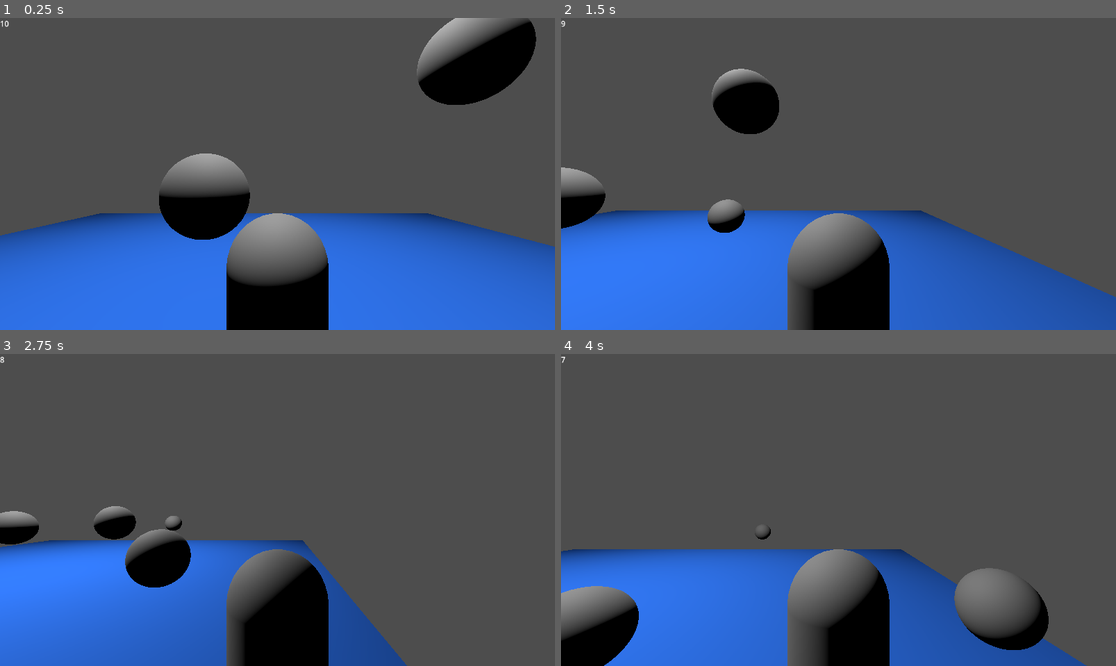
Above: before the commit, frames 1-4 (two rows, left to right).
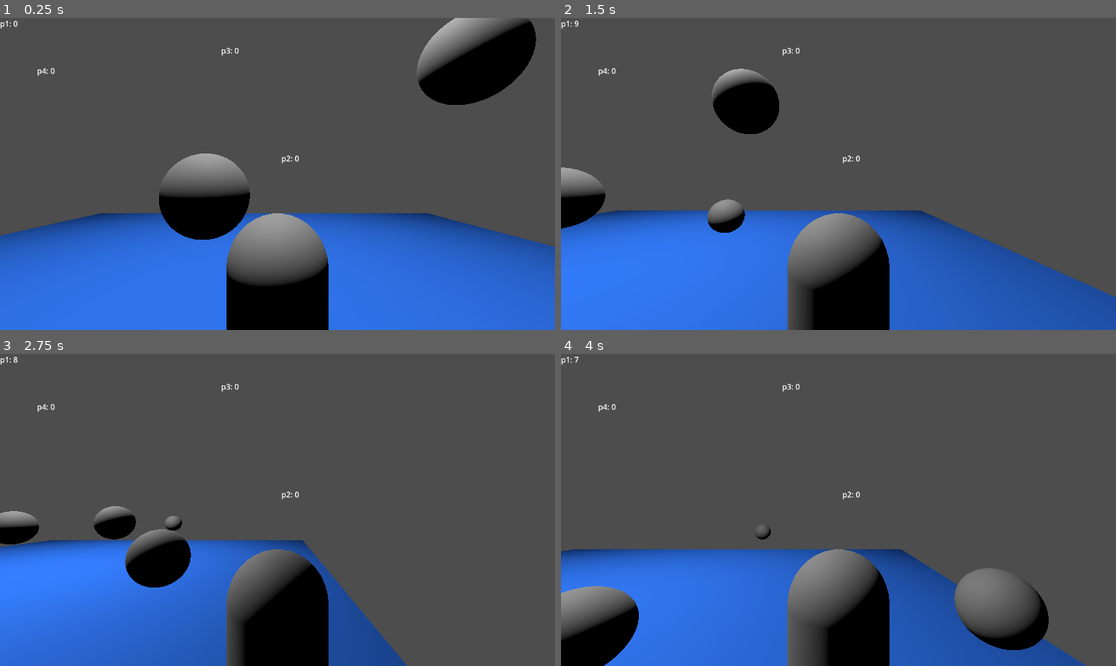
Above: after the commit, the same moments.

Repository: Thornbots/RM_Simulator
Game: Godot game, scene res://level.tscn
Same seed, same stepped clock (60 frames per second), same inputs: the game is played once before the commit and once after it. This scene is started directly instead of the project's main scene.
Inputs (mouse positions are in pixels of both pictures, inside the frame that each line leads up to):
- Up to frame 1 (0.25 s): no input
- Up to frame 2 (1.5 s): tap Enter (ui_accept) at 0.5, 0.77, 1.07 s; move the mouse to (960, 158) at 0.52 s; hold D (move_right) 0.53-1.28 s; click (960, 158) at 0.6 s; tap Home (ui_home) at 0.8, 1.35 s; move the mouse to (727, 189) at 1.27 s; hold S (move_back) from 1.28 s (still down)
- Up to frame 3 (2.75 s): tap Enter (ui_accept) at 1.52, 1.55, 1.82, 2.1 s; move the mouse to (333, 441) at 2.02 s; release S (move_back) at 2.03 s; hold D (move_right) from 2.03 s (still down); click (333, 441) at 2.3 s
- Up to frame 4 (4 s): move the mouse to (810, 572) at 2.77 s; release D (move_right) at 2.78 s; hold W (move_forward) 2.78-3.53 s; click (810, 572) at 2.85 s; tap Enter (ui_accept) at 3.02, 3.32, 3.77, 3.8 s; tap Home (ui_home) at 3.05, 3.6 s; move the mouse to (1005, 556) at 3.52 s; hold A (move_left) from 3.53 s (still down)

The runs differ from the first frame. In frame 1, 0.1% of the frame differs, in the area x 0-54%, y 0-47%; in frame 2, 0.1%; in frame 3, 0.1%; in frame 4, 0.1%.

Commit message:
ui routing incorrect

Diff:
--- a/level.tscn
+++ b/level.tscn
@@ -1,7 +1,8 @@
-[gd_scene load_steps=6 format=3 uid="uid://efwjm4hfeqf2"]
+[gd_scene load_steps=7 format=3 uid="uid://efwjm4hfeqf2"]
 
 [ext_resource type="PackedScene" uid="uid://c6br8h3si2ypg" path="res://sphere.tscn" id="1_8awbr"]
 [ext_resource type="Script" path="res://level.gd" id="1_p4gvl"]
+[ext_resource type="PackedScene" uid="uid://bwxpgiadtvvu5" path="res://ui.tscn" id="3_lku1l"]
 
 [sub_resource type="WorldBoundaryShape3D" id="WorldBoundaryShape3D_s66iy"]
 
@@ -46,3 +47,5 @@
 _spawnable_scenes = PackedStringArray("res://player.tscn")
 spawn_path = NodePath("../Players")
 spawn_limit = 4
+
+[node name="UI" parent="." instance=ExtResource("3_lku1l")]
--- a/player.gd
+++ b/player.gd
@@ -29,8 +29,6 @@
 
 
 func _physics_process(delta):
-	$Label.text = str(fuckass)
-
 	# Add the gravity.
 	if not is_on_floor():
 		velocity.y -= gravity * delta
--- a/player.tscn
+++ b/player.tscn
@@ -51,7 +51,3 @@
 [node name="MeshInstance3D2" type="MeshInstance3D" parent="."]
 transform = Transform3D(0.2, 0, 0, 0, -2.18557e-08, -0.2, 0, 0.5, -8.74228e-09, 0, 0, -0.68544)
 mesh = SubResource("CylinderMesh_0vx5r")
-
-[node name="Label" type="Label" parent="."]
-offset_right = 40.0
-offset_bottom = 23.0
--- a/player_input.gd
+++ b/player_input.gd
@@ -26,12 +26,20 @@
 	ball.linear_velocity = Vector3(0, 2, -4)
 	ball_spawn.add_child(ball, true)
 
+@rpc("call_local")
+func update_ui():
+	if 1 == multiplayer.get_unique_id():
+		$"../../../UI".p1_health = $"..".fuckass
+	else:
+		$"../../../UI".p2_health = $"..".fuckass
+
 func _process(delta):
 	# Get the input direction and handle the movement/deceleration.
 	# As good practice, you should replace UI actions with custom gameplay actions.
 	direction = Input.get_vector("move_left", "move_right", "move_forward", "move_back")
 	if Input.is_action_just_pressed("ui_accept"):
 		jump.rpc()
+		update_ui.rpc()
 	if Input.is_action_just_pressed("shoot"):
 		print("Sending RPC call: " + str(multiplayer.get_unique_id()))
 		balls.rpc()
--- /dev/null
+++ b/ui.gd
@@ -0,0 +1,12 @@
+extends Control
+
+@export var p1_health : int
+@export var p2_health : int
+@export var p3_health : int
+@export var p4_health : int
+
+func _process(delta: float) -> void:
+	$P1Health.text = "p1: " + str(p1_health)
+	$P2Health.text = "p2: " + str(p2_health)
+	$P3Health.text = "p3: " + str(p3_health)
+	$P4Health.text = "p4: " + str(p4_health)
--- a/ui.tscn
+++ b/ui.tscn
@@ -1,4 +1,6 @@
-[gd_scene format=3 uid="uid://bwxpgiadtvvu5"]
+[gd_scene load_steps=2 format=3 uid="uid://bwxpgiadtvvu5"]
+
+[ext_resource type="Script" path="res://ui.gd" id="1_e6evb"]
 
 [node name="UI" type="Control"]
 layout_mode = 3
@@ -7,8 +9,30 @@
 anchor_bottom = 1.0
 grow_horizontal = 2
 grow_vertical = 2
+script = ExtResource("1_e6evb")
 
-[node name="Label" type="Label" parent="."]
+[node name="P1Health" type="Label" parent="."]
 layout_mode = 0
 offset_right = 40.0
 offset_bottom = 23.0
+
+[node name="P2Health" type="Label" parent="."]
+layout_mode = 0
+offset_left = 584.0
+offset_top = 280.0
+offset_right = 624.0
+offset_bottom = 303.0
+
+[node name="P3Health" type="Label" parent="."]
+layout_mode = 0
+offset_left = 459.0
+offset_top = 56.0
+offset_right = 499.0
+offset_bottom = 79.0
+
+[node name="P4Health" type="Label" parent="."]
+layout_mode = 0
+offset_left = 77.0
+offset_top = 98.0
+offset_right = 117.0
+offset_bottom = 121.0
